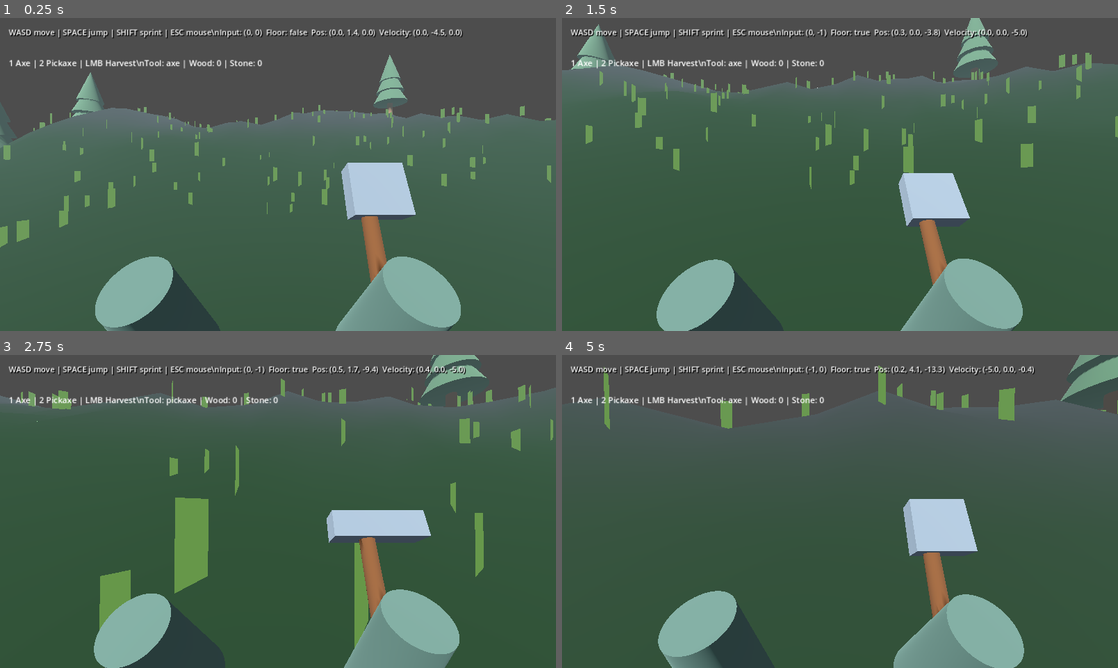
Above: before the commit, frames 1-4 (two rows, left to right).
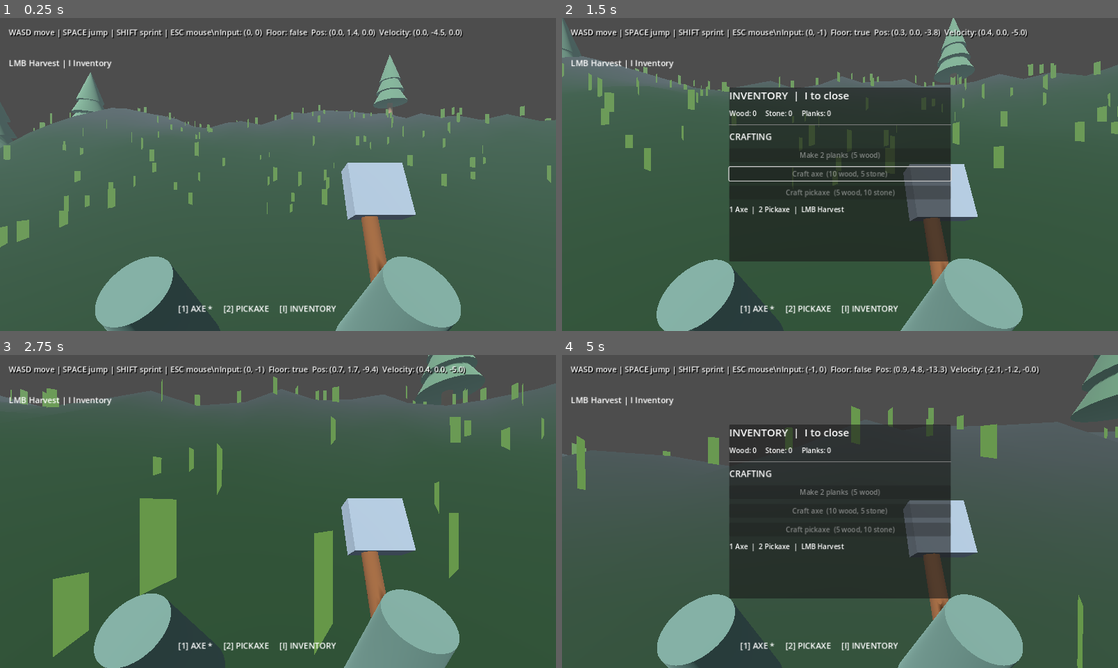
Above: after the commit, the same moments.

Repository: noval000/survival
Game: Godot game, scene res://scenes/Main.tscn
Same seed, same stepped clock (60 frames per second), same inputs: the game is played once before the commit and once after it.
Inputs (mouse positions are in pixels of both pictures, inside the frame that each line leads up to):
- Up to frame 1 (0.25 s): no input
- Up to frame 2 (1.5 s): tap Enter at 0.5 s; move the mouse to (867, 174) at 0.52 s; hold W (move_forward) from 0.53 s (still down); tap I at 0.6 s; click (867, 174) at 0.67 s; tap Space (jump) at 0.77 s; tap 1 at 0.8, 1.35 s; move the mouse to (812, 174) at 1.27 s; click (812, 174) at 1.42 s
- Up to frame 3 (2.75 s): keep holding W (move_forward); tap Space (jump) at 1.52 s; tap 2 at 1.55, 2.1 s; move the mouse to (289, 505) at 2.02 s; click (289, 505) at 2.17 s; tap I at 2.3 s
- Up to frame 4 (5 s): move the mouse to (834, 517) at 2.77 s; tap Shift (sprint) at 2.85 s; click (834, 517) at 2.92 s; tap Space (jump) at 3.02, 3.77, 4.52 s; tap 1 at 3.05, 4.35 s; move the mouse to (878, 514) at 3.52 s; tap I at 3.6, 4.55 s; click (878, 514) at 3.67 s; tap 2 at 3.8 s; tap Escape (ui_cancel) at 4.15 s; move the mouse to (673, 464) at 4.27 s; release W (move_forward) at 4.28 s; hold A (move_left) from 4.28 s (still down); click (673, 464) at 4.42 s

The runs differ from the first frame. In frame 1, 0.9% of the frame differs, in the area x 1-61%, y 13-95%; in frame 2, 28%, in the area x 0-100%, y 0-100%; in frame 3, 13%; in frame 4, 27%.

Commit message:
Connect inventory, crafting and hotbar to harvested resources

Diff:
--- a/godot/scripts/Player.gd
+++ b/godot/scripts/Player.gd
@@ -1,4 +1,6 @@
 extends CharacterBody3D
+
+const INVENTORY_UI_SCRIPT = preload("res://scripts/InventoryUI.gd")
 
 @export var walk_speed := 5.0
 @export var sprint_speed := 8.0
@@ -19,7 +21,9 @@
 var last_vertical_speed: float = 0.0
 var step_distance: float = 0.0
 var footstep: AudioStreamPlayer
-var resources: Dictionary = {"wood": 0, "stone": 0}
+var resources: Dictionary = {"wood": 0, "stone": 0, "plank": 0}
+var owned_tools: Dictionary = {"axe": true, "pickaxe": true}
+var inventory_ui: CanvasLayer
 var equipped_tool: String = "axe"
 var harvest_cooldown: float = 0.0
 var resource_label: Label
@@ -52,21 +56,39 @@
     setup_arms()
     setup_footstep()
     setup_tool()
+    inventory_ui = INVENTORY_UI_SCRIPT.new()
+    inventory_ui.name = "InventoryUI"
+    add_child(inventory_ui)
+    inventory_ui.craft_requested.connect(craft_item)
+    sync_inventory()
 
 func _unhandled_input(event: InputEvent) -> void:
-    if event.is_action_pressed("ui_cancel"):
-        Input.mouse_mode = Input.MOUSE_MODE_VISIBLE
-    elif event is InputEventMouseButton and event.pressed and Input.mouse_mode != Input.MOUSE_MODE_CAPTURED:
+    if event is InputEventKey and event.pressed and not event.echo:
+        if event.physical_keycode == KEY_I:
+            var opened: bool = inventory_ui.toggle_inventory()
+            Input.mouse_mode = Input.MOUSE_MODE_VISIBLE if opened else Input.MOUSE_MODE_CAPTURED
+            get_viewport().set_input_as_handled()
+            return
+        if event.physical_keycode == KEY_ESCAPE:
+            if inventory_ui.is_open():
+                inventory_ui.toggle_inventory()
+                Input.mouse_mode = Input.MOUSE_MODE_CAPTURED
+            else:
+                Input.mouse_mode = Input.MOUSE_MODE_VISIBLE
+            get_viewport().set_input_as_handled()
+            return
+        if not inventory_ui.is_open():
+            if event.physical_keycode == KEY_1:
+                equipped_tool = "axe"
+                setup_tool()
+                sync_inventory()
+            elif event.physical_keycode == KEY_2:
+                equipped_tool = "pickaxe"
+                setup_tool()
+                sync_inventory()
+    elif event is InputEventMouseButton and event.pressed and Input.mouse_mode != Input.MOUSE_MODE_CAPTURED and not inventory_ui.is_open():
         Input.mouse_mode = Input.MOUSE_MODE_CAPTURED
-    elif event is InputEventKey and event.pressed and not event.echo:
-        if event.physical_keycode == KEY_1:
-            equipped_tool = "axe"
-            setup_tool()
-        elif event.physical_keycode == KEY_2:
-            equipped_tool = "pickaxe"
-            setup_tool()
     elif event is InputEventMouseMotion and Input.mouse_mode == Input.MOUSE_MODE_CAPTURED:
-        # Ignore implausible driver spikes; never rotate 180 degrees on a single event.
         var mouse_delta: Vector2 = (event as InputEventMouseMotion).relative.limit_length(45.0)
         rotate_y(-mouse_delta.x * mouse_sensitivity)
         head.rotate_x(-mouse_delta.y * mouse_sensitivity)
@@ -84,7 +106,7 @@
     if Input.mouse_mode == Input.MOUSE_MODE_CAPTURED and Input.is_mouse_button_pressed(MOUSE_BUTTON_LEFT) and harvest_cooldown <= 0.0:
         try_harvest()
     if resource_label != null:
-        resource_label.text = "1 Axe | 2 Pickaxe | LMB Harvest\\nTool: %s | Wood: %d | Stone: %d" % [equipped_tool, int(resources["wood"]), int(resources["stone"])]
+        resource_label.text = "LMB Harvest | I Inventory"
     if not is_on_floor():
         velocity.y -= gravity * delta
     elif Input.is_action_just_pressed("jump") or Input.is_physical_key_pressed(KEY_SPACE):
@@ -210,6 +232,8 @@
         resources[kind] = int(resources.get(kind, 0)) + int(result[kind])
         feedback_remaining = 1.25
         harvest_feedback.text = "+%d %s" % [int(result[kind]), str(kind)]
+    if not result.is_empty():
+        sync_inventory()
     if bool(target.get("depleted")):
         var visual: Node3D = target.get_meta("visual", null) as Node3D
         if visual != null:
@@ -256,3 +280,32 @@
     head_node.material_override = metal
     head_node.position = Vector3(0.05, 0.41, 0.0)
     tool_visual.add_child(head_node)
+
+func sync_inventory() -> void:
+    if inventory_ui != null:
+        inventory_ui.set_inventory(resources, owned_tools, equipped_tool)
+
+func craft_item(recipe: String) -> void:
+    var costs: Dictionary = {}
+    if recipe == "plank":
+        costs = {"wood": 5}
+    elif recipe == "axe":
+        costs = {"wood": 10, "stone": 5}
+    elif recipe == "pickaxe":
+        costs = {"wood": 5, "stone": 10}
+    else:
+        return
+    for material in costs:
+        if int(resources.get(material, 0)) < int(costs[material]):
+            return
+    for material in costs:
+        resources[material] = int(resources.get(material, 0)) - int(costs[material])
+    if recipe == "plank":
+        resources["plank"] = int(resources.get("plank", 0)) + 2
+    else:
+        owned_tools[recipe] = true
+        equipped_tool = recipe
+        setup_tool()
+    sync_inventory()
+    feedback_remaining = 1.5
+    harvest_feedback.text = "Crafted: %s" % recipe
